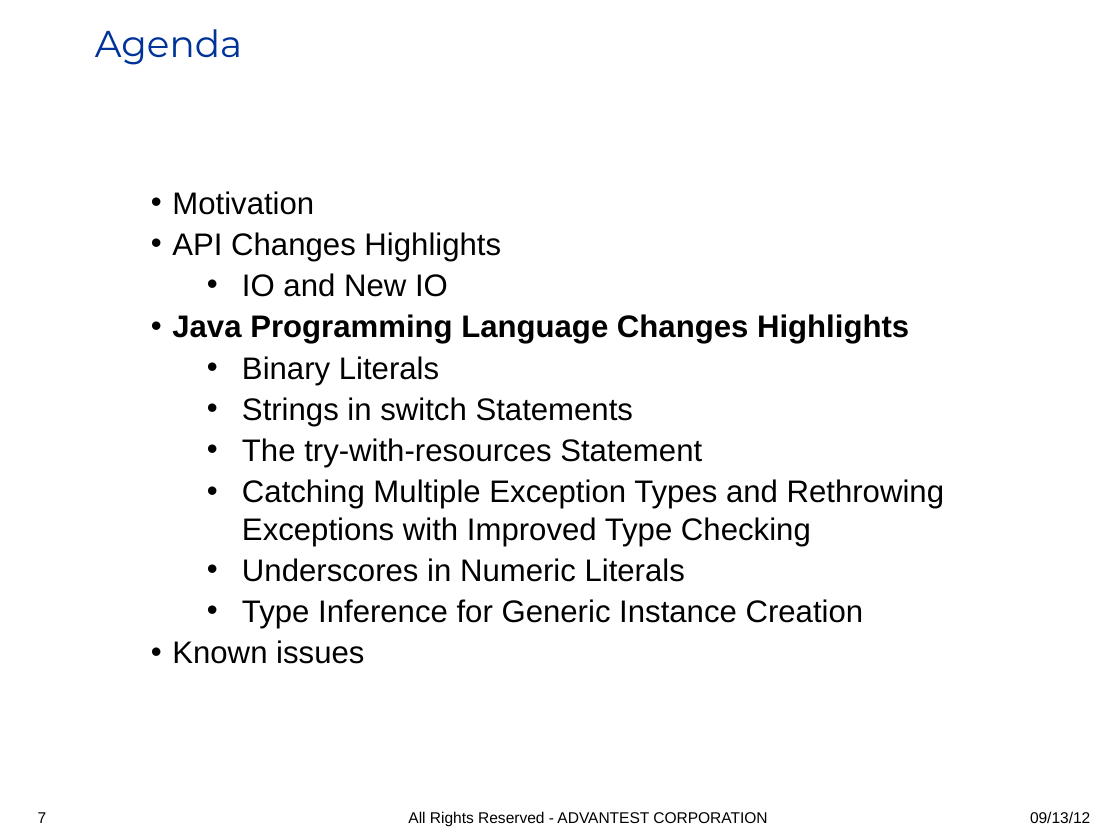
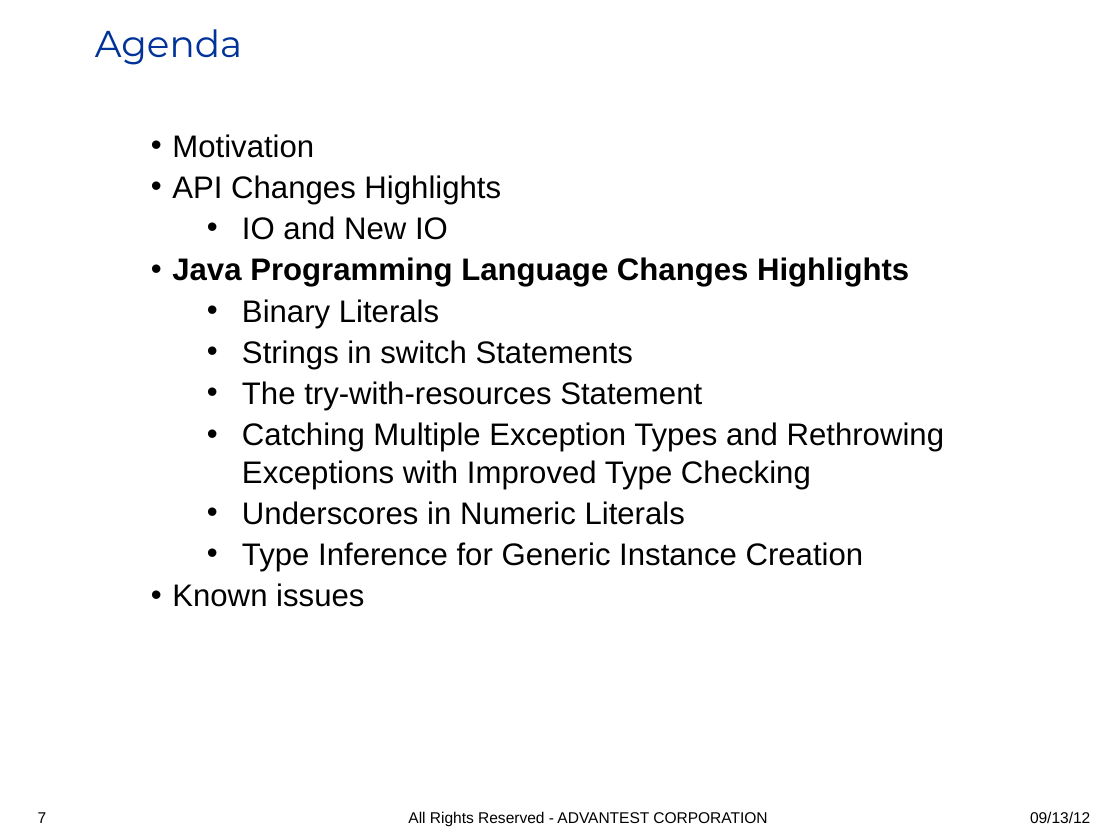
Before and after one commit to iloveeclipse/java7examples, a slide deck: slide 7 of doc/Java7_highlights.ppt. Drawn at 1120x840 pixels with LibreOffice and Linux fonts; fonts in the diff are those of the drawing; background and template pictures are left out. Boxes give left, top, right and bottom in pixels: in the first picture for what was removed or moved away, otherwise in the second. Text is boxed around its words. In the diff, an @@ line names an element or a change of style, - is before the commit and + after.

Commit message:
Try with resources

```diff
--- a/doc/Java7_highlights.ppt
+++ b/doc/Java7_highlights.ppt
@@ text "Motivation" moved from (x1=172, y1=191, x2=944, y2=664) to (x1=172, y1=134, x2=944, y2=607) @@
```
Also in this commit, not shown: 8 other slides changed, 4 slides added, 1 slide removed, 1 other file.
